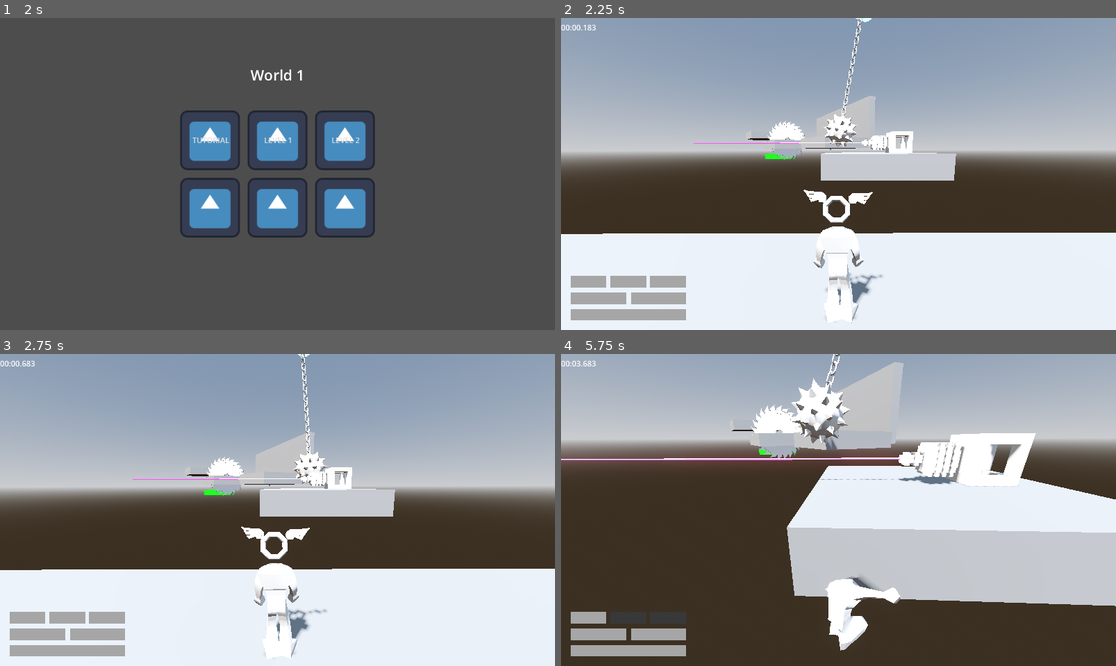
Above: before the commit, frames 1-4 (two rows, left to right).
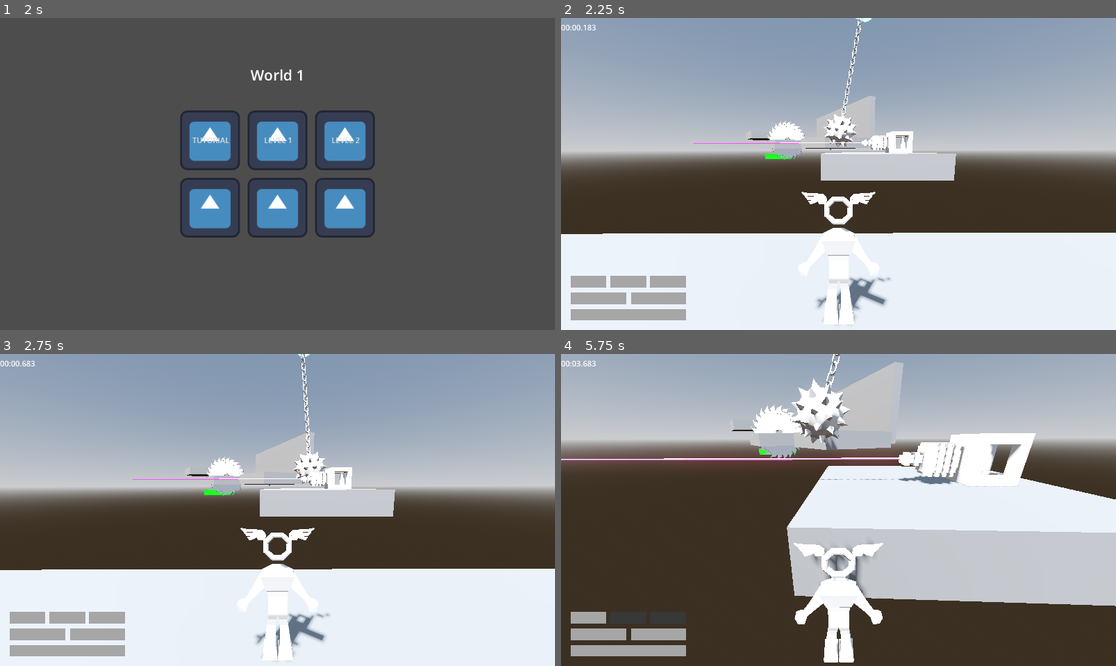
Above: after the commit, the same moments.

Repository: jpvds1/DDJD
Game: Godot game, scene res://scenes/game_controller.tscn
Same seed, same stepped clock (60 frames per second), same inputs: the game is played once before the commit and once after it. The engine's default icon, where the game draws it, is replaced by a stand-in: a white triangle on a blue panel in a dark square.
Inputs (mouse positions are in pixels of both pictures, inside the frame that each line leads up to):
- Up to frame 1 (2 s): click "Continue as Guest" at 0.5 s; click "Play" at 1.25 s
- Up to frame 2 (2.25 s): click "LEVEL 1" at 2 s
- Up to frame 3 (2.75 s): no input
- Up to frame 4 (5.75 s): tap Enter at 2.75 s; move the mouse to (866, 510) at 2.77 s; hold W (move_forwards) from 2.78 s (still down); tap Q (dash) at 2.85, 4.35 s; tap Space (jump) at 3.02, 3.77, 5.27 s; move the mouse to (810, 510) at 3.52 s; tap Shift (sprint) at 3.6, 5.1 s; move the mouse to (849, 503) at 4.27 s; move the mouse to (832, 516) at 5.02 s

Frame 1 is identical in both runs. In frame 2, 1.0% of the frame differs, in the area x 43-60%, y 55-99%; in frame 3, 1.1%; in frame 4, 2.5%, in the area x 41-62%, y 60-99%.

Commit message:
fix(player): position audio listening source

Diff:
--- a/platformer-game/scenes/player/capsule_character.tscn
+++ b/platformer-game/scenes/player/capsule_character.tscn
@@ -153,6 +153,7 @@
 script = ExtResource("3_d66dr")
 
 [node name="Skeleton3D" parent="Visuals/Armature" parent_id_path=PackedInt32Array(1845075672, 1978781392) index="0" unique_id=208187525]
+show_rest_only = true
 bones/0/position = Vector3(-0.8827357, -0.37033558, -63.94718)
 bones/0/rotation = Quaternion(-0.69408584, -0.23952386, 0.265462, 0.6248225)
 bones/1/rotation = Quaternion(0.1285292, -0.013583465, -0.0625879, 0.9896355)
@@ -180,7 +181,7 @@
 bones/23/rotation = Quaternion(0.36612454, 0.015890218, -0.0060033114, 0.9304108)
 
 [node name="BoneAttachment3D" type="BoneAttachment3D" parent="Visuals/Armature/Skeleton3D" index="6" unique_id=1249076375]
-transform = Transform3D(0.89577997, -0.41648877, -0.155291, 0.4403725, 0.87903166, 0.18268995, 0.06041745, -0.23203577, 0.9708292, -13.77255, 23.049469, -97.58046)
+transform = Transform3D(1, 0, 0, 0, -5.820766e-11, 1, 0, -1, -5.820766e-11, -0.07690239, -5.629745, -123.53269)
 bone_name = "mixamorig_Head"
 bone_idx = 5
 
@@ -232,6 +233,7 @@
 transform = Transform3D(-0.47233433, -1.2977275, -0.58549404, -1.409539, 0.5130302, 1.4367423e-08, 0.20025077, 0.55018437, -1.3810129, 0, 0.6, 0)
 
 [node name="AudioListener3D" type="AudioListener3D" parent="." unique_id=354169916]
+transform = Transform3D(1, 0, 0, 0, 1, 0, 0, 0, 1, 0, 1.008282, 0)
 
 [node name="StatsManager" type="Node" parent="." unique_id=746246521]
 unique_name_in_owner = true
